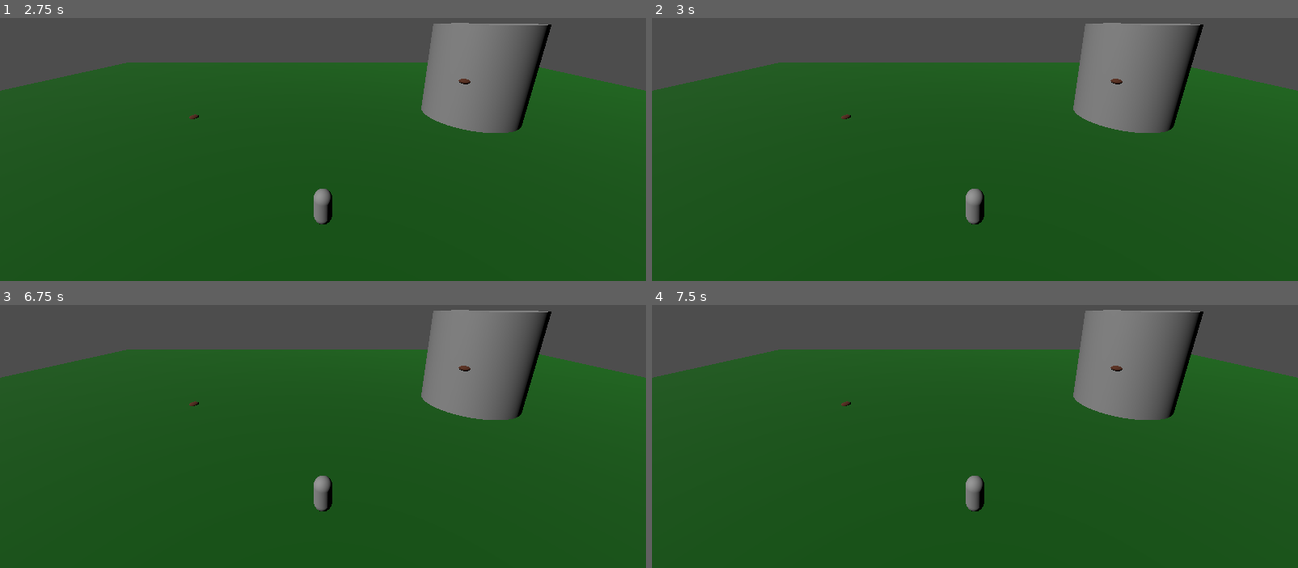
Above: before the commit, frames 1-4 (two rows, left to right).
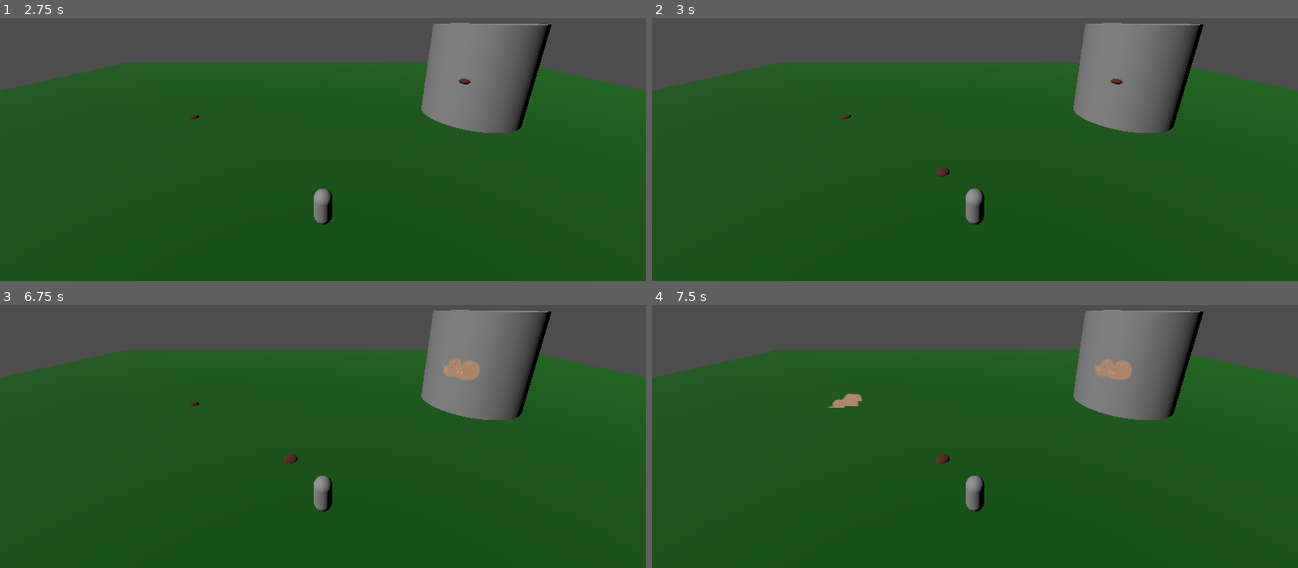
Above: after the commit, the same moments.

Repository: KevinTran83/C4F_Farmer_OnlineSat100
Game: Godot game, scene res://C4F_Farmer/Nodes/Main.tscn
The game is run twice, just before and just after one commit, with the same random seed, the same clock (stepped at 60 frames per second) and the same inputs.
Inputs (mouse positions are in pixels of both pictures, inside the frame that each line leads up to):
- Up to frame 1 (2.75 s): tap Enter at 0.5, 2 s; move the mouse to (465, 81) at 0.52 s; click (465, 81) at 0.67 s; tap Space at 1.25 s; move the mouse to (193, 117) at 1.27 s; click (193, 117) at 1.42 s; move the mouse to (387, 20) at 2.02 s; click (387, 20) at 2.17 s
- Up to frame 2 (3 s): tap Space at 2.75 s; move the mouse to (942, 173) at 2.77 s; click (942, 173) at 2.92 s
- Up to frame 3 (6.75 s): tap Enter at 3.5 s; move the mouse to (516, 441) at 3.52 s; click (516, 441) at 3.67 s; tap Space at 4.25 s; move the mouse to (129, 331) at 4.27 s; click (129, 331) at 4.42 s; move the mouse to (355, 386) at 5.02 s; click (355, 386) at 5.17 s; move the mouse to (outside the picture) at 5.77 s; click (outside the picture) at 5.92 s; move the mouse to (465, 368) at 6.52 s; click (465, 368) at 6.67 s
- Up to frame 4 (7.5 s): move the mouse to (845, 404) at 7.27 s; click (845, 404) at 7.42 s

Frame 1 is identical in both runs. In frame 2, less than 0.1% of the frame differs, in the area x 43-47%, y 56-61%; in frame 3, 0.4%; in frame 4, 0.6%, in the area x 27-75%, y 20-61%.
Error before the commit: Invalid access to property or key 'position' on a base object of type 'Dictionary'. (res://C4F_Farmer/Scripts/RTSController.gd:44)
Error after the commit: Invalid access to property or key 'position' on a base object of type 'Dictionary'. (res://C4F_Farmer/Scripts/RTSController.gd:46)

Commit message:
Week 5

Diff:
--- a/C4F_Farmer/Nodes/PotatoPlant.tscn
+++ b/C4F_Farmer/Nodes/PotatoPlant.tscn
@@ -1,7 +1,8 @@
-[gd_scene load_steps=5 format=3 uid="uid://giniphuhuaml"]
+[gd_scene load_steps=6 format=3 uid="uid://giniphuhuaml"]
 
 [ext_resource type="Material" uid="uid://bdd8bmw8uo0yp" path="res://C4F_Farmer/Materials/Brown.tres" id="1_tix72"]
 [ext_resource type="Script" path="res://C4F_Farmer/Scripts/Plant.gd" id="1_u5o3r"]
+[ext_resource type="PackedScene" uid="uid://r4kqviyjnc2k" path="res://C4F_Farmer/Nodes/PotatoSeed.tscn" id="2_b3afh"]
 
 [sub_resource type="SphereMesh" id="SphereMesh_60pfo"]
 radius = 0.05
@@ -10,14 +11,15 @@
 [sub_resource type="SphereShape3D" id="SphereShape3D_52n5l"]
 radius = 0.05
 
-[node name="PotatoPlant" type="Node3D"]
+[node name="PotatoPlant" type="Node3D" groups=["Plant"]]
 script = ExtResource("1_u5o3r")
+seed = ExtResource("2_b3afh")
 
 [node name="MeshInstance3D" type="MeshInstance3D" parent="."]
 material_override = ExtResource("1_tix72")
 mesh = SubResource("SphereMesh_60pfo")
 
-[node name="Area3D" type="Area3D" parent="."]
+[node name="Area3D" type="StaticBody3D" parent="."]
 
 [node name="CollisionShape3D" type="CollisionShape3D" parent="Area3D"]
 shape = SubResource("SphereShape3D_52n5l")
--- /dev/null
+++ b/C4F_Farmer/Nodes/PotatoSeed.tscn
@@ -0,0 +1,22 @@
+[gd_scene load_steps=5 format=3 uid="uid://r4kqviyjnc2k"]
+
+[ext_resource type="Texture2D" uid="uid://ca8ymolbj46jr" path="res://C4F_Farmer/Sprites/Potato-100x100.png" id="1_h8fps"]
+[ext_resource type="Script" path="res://C4F_Farmer/Scripts/Seed.gd" id="1_vcuip"]
+[ext_resource type="Resource" uid="uid://cnwk2r0cts5gd" path="res://C4F_Farmer/Items/Potato.tres" id="2_i4dey"]
+
+[sub_resource type="SphereShape3D" id="SphereShape3D_isjgx"]
+radius = 0.2
+
+[node name="PotatoSeed" type="Node3D"]
+script = ExtResource("1_vcuip")
+item = ExtResource("2_i4dey")
+
+[node name="Sprite3D" type="Sprite3D" parent="."]
+transform = Transform3D(0.2, 0, 0, 0, 0.2, 0, 0, 0, 0.2, 0, 0, 0)
+billboard = 1
+texture = ExtResource("1_h8fps")
+
+[node name="Area3D" type="Area3D" parent="."]
+
+[node name="CollisionShape3D" type="CollisionShape3D" parent="Area3D"]
+shape = SubResource("SphereShape3D_isjgx")
--- a/C4F_Farmer/Scripts/Farm.gd
+++ b/C4F_Farmer/Scripts/Farm.gd
@@ -10,3 +10,7 @@
     var newPlant : Node3D = plant.instantiate()
     get_parent().get_parent().add_child(newPlant)
     newPlant.set_global_position(spawnPos)
+
+func Harvest(targetPlant : Plant) -> void:
+    targetPlant.Drop()
+    targetPlant.queue_free()
--- a/C4F_Farmer/Scripts/Plant.gd
+++ b/C4F_Farmer/Scripts/Plant.gd
@@ -1,3 +1,4 @@
+class_name Plant
 extends Node3D
 
 @export var seed : PackedScene
--- a/C4F_Farmer/Scripts/RTSController.gd
+++ b/C4F_Farmer/Scripts/RTSController.gd
@@ -17,7 +17,7 @@
             movement.Move(dir)
 
 func _input(event : InputEvent) -> void:
-    if (event is InputEventMouseButton):
+    if (event is InputEventMouseButton and event.is_pressed()):
         if(event.get_button_index() == MOUSE_BUTTON_RIGHT):
             var query : Dictionary = mouseRaycast()
             if (!query.is_empty()):
@@ -25,7 +25,9 @@
         if(event.get_button_index() == MOUSE_BUTTON_LEFT):
             var query : Dictionary = mouseRaycast()
             if (!query.is_empty()):
-                farm.Plant(query.position)
+                var plant : Node3D = query.collider.get_parent()
+                if plant.is_in_group("Plant") : farm.Harvest(plant)
+                else     : farm.Plant(query.position)
 
 func mouseRaycast() -> Dictionary:
     if !camera : return {}
--- /dev/null
+++ b/C4F_Farmer/Scripts/Seed.gd
@@ -0,0 +1,6 @@
+class_name Seed
+extends Node
+
+@export var item : Item
+
+func GetItem() -> Item : return item
--- a/project.godot
+++ b/project.godot
@@ -18,3 +18,4 @@
 [global_group]
 
 ground=""
+Plant=""
Binary file added: C4F_Farmer/Sprites/Potato-100x100.png
Not shown, added: C4F_Farmer/Sprites/Potato-100x100.png.import
Binary file added: C4F_Farmer/Sprites/carrot-100x100.png
Not shown, added: C4F_Farmer/Sprites/carrot-100x100.png.import
Binary file added: C4F_Farmer/Sprites/carrotSeedling-100x100.png
Not shown, added: C4F_Farmer/Sprites/carrotSeedling-100x100.png.import
Binary file added: C4F_Farmer/Sprites/potatoSeedling-100x100.png
Not shown, added: C4F_Farmer/Sprites/potatoSeedling-100x100.png.import
